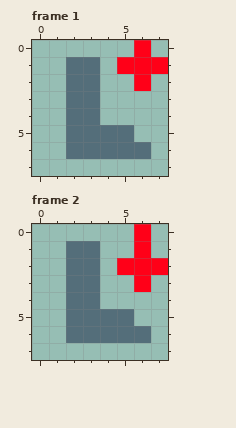
One commit to this pixel-art file: The Fallen Guardian/Assets/Art/UI/Status Effects/Debuffs/Debuff_Slow.aseprite. The picture above is the old version.
8x8 pixels, 3 frames. Colours within 5 levels of each other are drawn and written as one. Shown: frame 1, frame 2. The commit also changed other frames, which this record leaves out.
And afterwards:
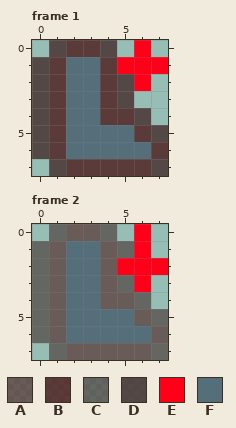
Palette (. is transparent): A #49161695  B #491616c7  C #41272795  D #412727c7  E #ff0018  F #546e7a
The edit:
layer "FX" now shown
Changed rows in their new state; - is an unchanged pixel.
Frame 1, layer "FX":
first column x 0:
0 -DBBD---
1 DB--B---
2 DB--BD--
3 DB--BD--
4 DB--BBD-
5 DB----BD
6 DB-----B
7 -DBBBBBD
Frame 2, layer "FX":
first column x 0:
0 -CAAC---
1 CA--AC--
2 CA--A---
3 CA--AC--
4 CA--AAC-
5 CA----AC
6 CA-----A
7 -CAAAAAC
Changed places in both pictures, as pixel boxes (x1, y1, x2, y2):
added: (32, 40, 168, 176)
added: (32, 224, 168, 360)
